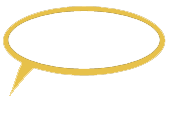
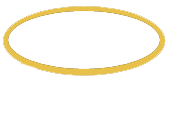
Layered file, before and after one edit (170x130). Changes by layer:
added layer "Bubble_left copy" above "Bubble_left copy 2" over 13, 63, 38, 87
hid "Bubble_left" over 9, 63, 38, 96
